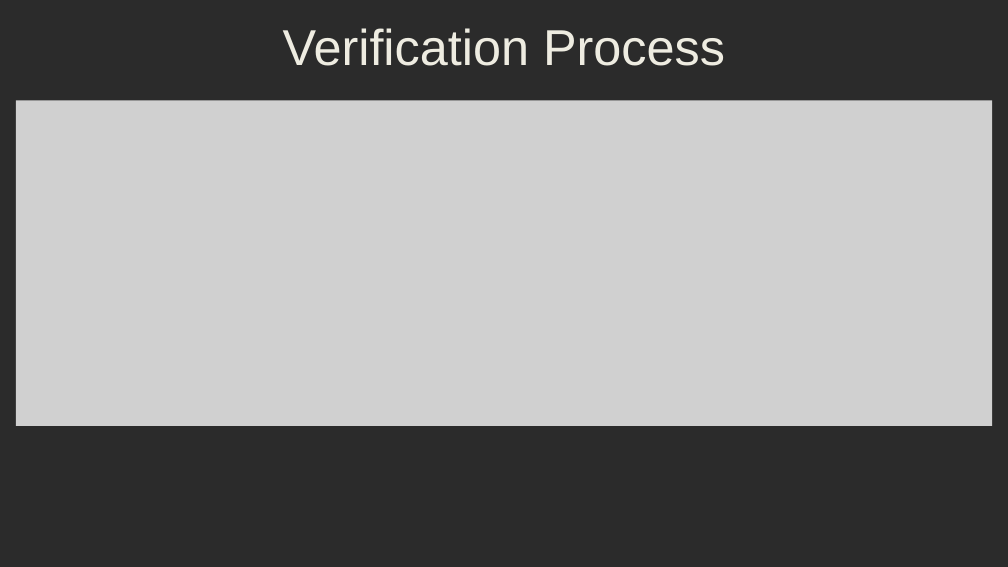
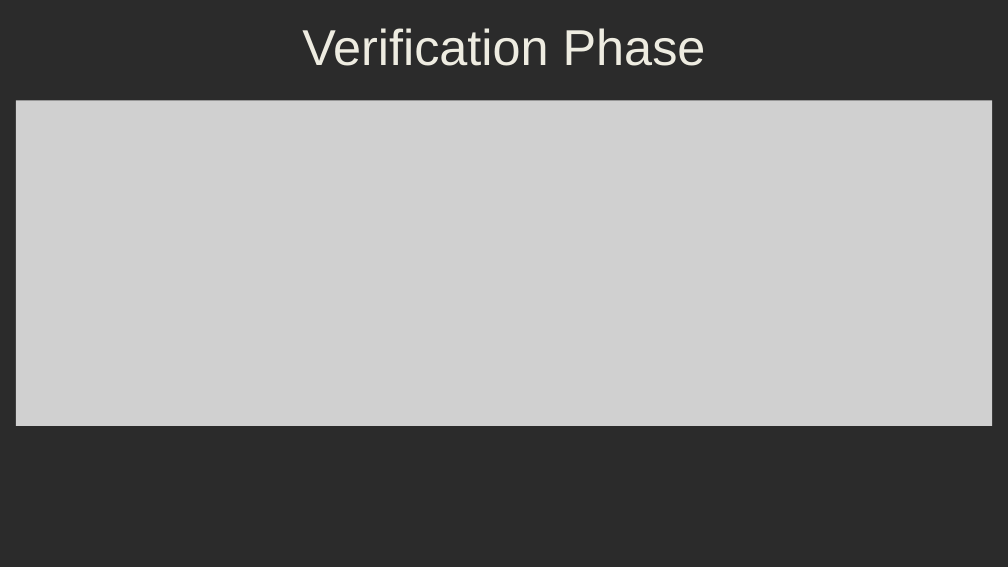
Before and after one commit to sarganio/Final-Project, a slide deck: slide 12 of Final Project.pptx. Drawn at 1008x567 pixels with LibreOffice and Linux fonts; fonts in the diff are those of the drawing; grey boxes stand for pictures; background and template pictures are left out; a plain dark background stands for a picture behind light text. Boxes give left, top, right and bottom in pixels: in the first picture for what was removed or moved away, otherwise in the second. Text is boxed around its words. In the diff, an @@ line names an element or a change of style, - is before the commit and + after.

```diff
--- a/Final Project.pptx
+++ b/Final Project.pptx
@@ text at <box>302,28,706,66</box>: text changed @@
-Verification Process
+Verification Phase
```
Also in this commit, not shown: 3 other slides changed.
